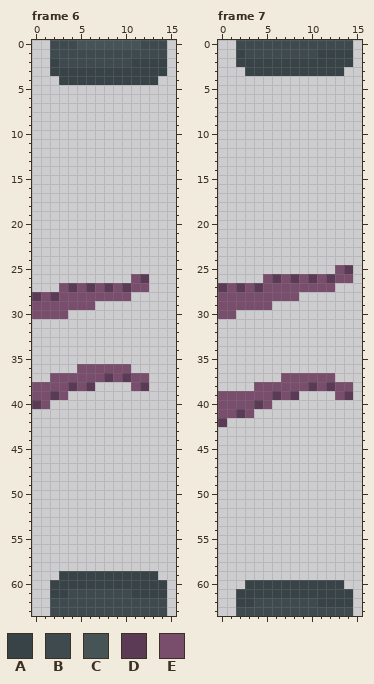
Two states of a pixel-art file, assets/big-door.aseprite. The picture above is the old version.
16x64 pixels, 7 frames. Shown: frame 6, frame 7. The commit also changed other frames, which this record leaves out.
Palette (. is transparent): A #384348  B #3e4a4e  C #465456  D #5b3a56  E #794e6d
Pixels before, frame 6, first column x 0:
 0 ..BBBCCCCCCCBBB
 1 ..BBBBBBBBBBBBB
 2 ..ABBBBBBBBAAAA
 3 ..AAAAAAAAAAAAA
 4 ...AAAAAAAAAAA.
 5 ...............
 6 ...............
 7 ...............
 8 ...............
 9 ...............
10 ...............
11 ...............
12 ...............
13 ...............
14 ...............
15 ...............
16 ...............
17 ...............
18 ...............
19 ...............
20 ...............
21 ...............
22 ...............
23 ...............
24 ...............
25 ...............
26 ...........ED..
27 ...EDEDEDEDEE..
28 DEDEEEEEEEE....
29 EEEEEEE........
30 EEEE...........
31 ...............
32 ...............
33 ...............
34 ...............
35 ...............
36 .....EEEEEE....
37 ..EEEEEEDEDEE..
38 EEEEDED....ED..
39 EEDE...........
40 DE.............
41 ...............
42 ...............
43 ...............
44 ...............
45 ...............
46 ...............
47 ...............
48 ...............
49 ...............
50 ...............
51 ...............
52 ...............
53 ...............
54 ...............
55 ...............
56 ...............
57 ...............
58 ...............
59 ...AAAAAAAAAAA.
60 ..AAAAAAAAAAAAA
61 ..AABBBBBBBAAAA
62 ..BBBBBBBBBBBBB
63 ..BBBBBBBBBBBBB
Pixels before, frame 7, first column x 0:
 0 ..BBBBBBBBBBBBB
 1 ..ABBBBBBBBAAAA
 2 ..AAAAAAAAAAAAA
 3 ...AAAAAAAAAAA.
 4 ...............
 5 ...............
 6 ...............
 7 ...............
 8 ...............
 9 ...............
10 ...............
11 ...............
12 ...............
13 ...............
14 ...............
15 ...............
16 ...............
17 ...............
18 ...............
19 ...............
20 ...............
21 ...............
22 ...............
23 ...............
24 ...............
25 .............ED
26 .....EDEDEDEDEE
27 DEDEDEEEEEEEE..
28 EEEEEEEEE......
29 EEEEEE.........
30 EE.............
31 ...............
32 ...............
33 ...............
34 ...............
35 ...............
36 ...............
37 .......EEEEEE..
38 ....EEEEEEDEDEE
39 EEEEEEDED....ED
40 EEEEDE.........
41 EEDE...........
42 D..............
43 ...............
44 ...............
45 ...............
46 ...............
47 ...............
48 ...............
49 ...............
50 ...............
51 ...............
52 ...............
53 ...............
54 ...............
55 ...............
56 ...............
57 ...............
58 ...............
59 ...............
60 ...AAAAAAAAAAA.
61 ..AAAAAAAAAAAAA
62 ..AABBBBBBBAAAA
63 ..BBBBBBBBBBBBB
After:
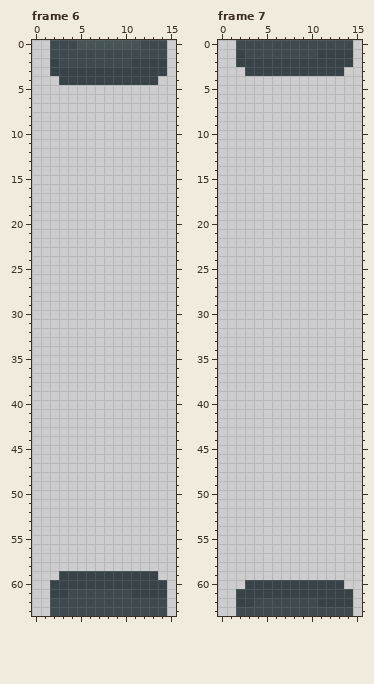
What changed:
Frame 6:
The author cleared colour D in row 26 at x 12; in row 27 at x 4, 6, 8 and 10; in row 28 at x 0 and 2; in row 37 at x 8 and 10; in row 38 at x 4, 6 and 12; in row 39 at x 2.
The author cleared colour D in row 40 at x 0.
The author cleared colour E in row 26 at x 11; in row 27 at x 3, 5, 7, 9 and 11 to 12; in row 28 at x 1 and 3 to 10; in row 29 at x 0 to 6; in row 30 at x 0 to 3; in row 36 at x 5 to 10.
The author cleared colour E in row 37 at x 2 to 7, 9 and 11 to 12; in row 38 at x 0 to 3, 5 and 11; in row 39 at x 0 to 1 and 3; in row 40 at x 1.
Frame 7:
The author cleared colour D in row 25 at x 14; in row 26 at x 6, 8, 10 and 12; in row 27 at x 0, 2 and 4; in row 38 at x 10 and 12; in row 39 at x 6, 8 and 14; in row 40 at x 4.
The author cleared colour D in row 41 at x 2; in row 42 at x 0.
The author cleared colour E in row 25 at x 13; in row 26 at x 5, 7, 9, 11 and 13 to 14; in row 27 at x 1, 3 and 5 to 12; in row 28 at x 0 to 8; in row 29 at x 0 to 5; in row 30 at x 0 to 1.
The author cleared colour E in row 37 at x 7 to 12; in row 38 at x 4 to 9, 11 and 13 to 14; in row 39 at x 0 to 5, 7 and 13; in row 40 at x 0 to 3 and 5; in row 41 at x 0 to 1 and 3.
